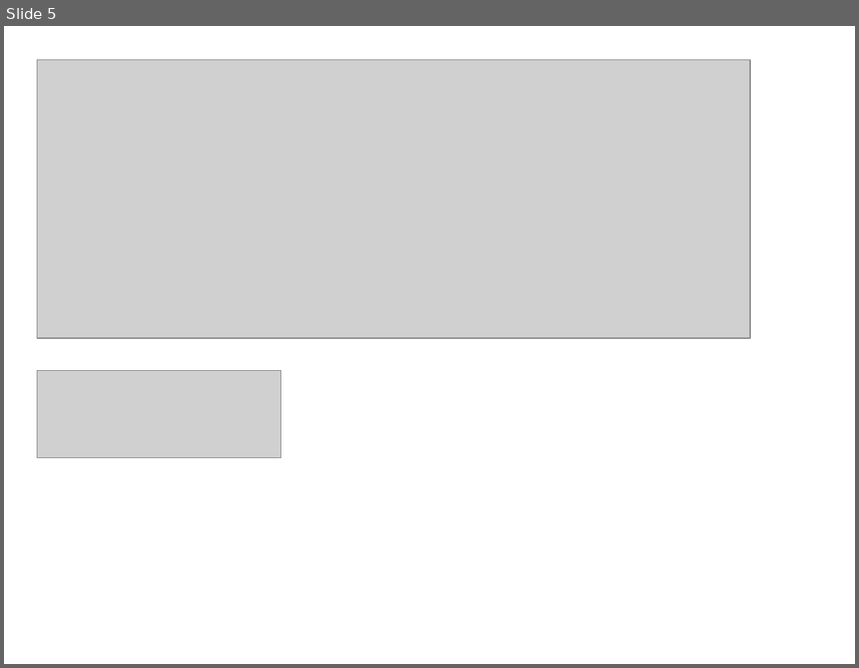
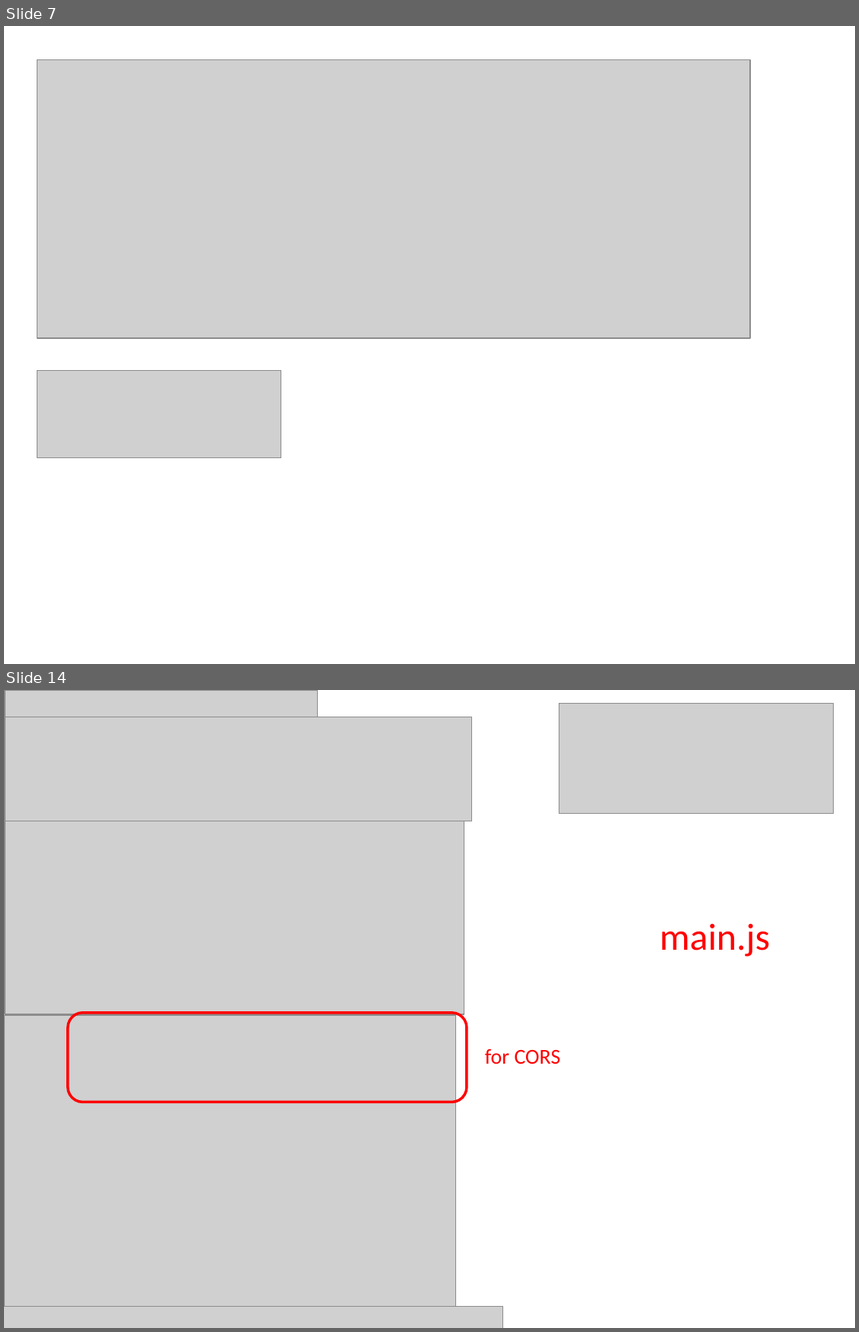
Before and after one commit to jyunming-chen/node-study, a slide deck: study.pptx. Shown one above the other, each under a label of ours: slide 5 before the commit, slides 7 and 14 after it; the slides between them are not shown. The pictures are 859x668 and 859x1332 pixels, drawn with LibreOffice and Linux fonts; fonts in the diff are those of the drawing; grey boxes stand for pictures. Boxes give left, top, right and bottom in pixels: in the first picture for what was removed or moved away, otherwise in the second. Text is boxed around its words. In the diff, an @@ line names an element or a change of style, - is before the commit and + after.

```diff
--- a/study.pptx
+++ b/study.pptx
@@ slide 14 added at (4,690,855,1328), background #FFFFFF @@
@@ picture added at (559,704,833,813) @@
@@ text added at (660,923,770,957), 32 pt, text #FF0000 @@
+main.js
@@ group added at (4,690,472,1307): 4 pictures @@
@@ rounded rectangle added at (68,1012,467,1102), outline #FF0000 2.25 pt @@
@@ text added at (485,1049,561,1065), 18 pt, text #FF0000 @@
+for CORS
@@ picture added at (4,1306,503,1328) @@
@@ what was slide 5 is now slide 7 @@
```
Also in this commit, not shown: 3 slides changed, 9 other slides added, 4 slides removed, 17 other files.
